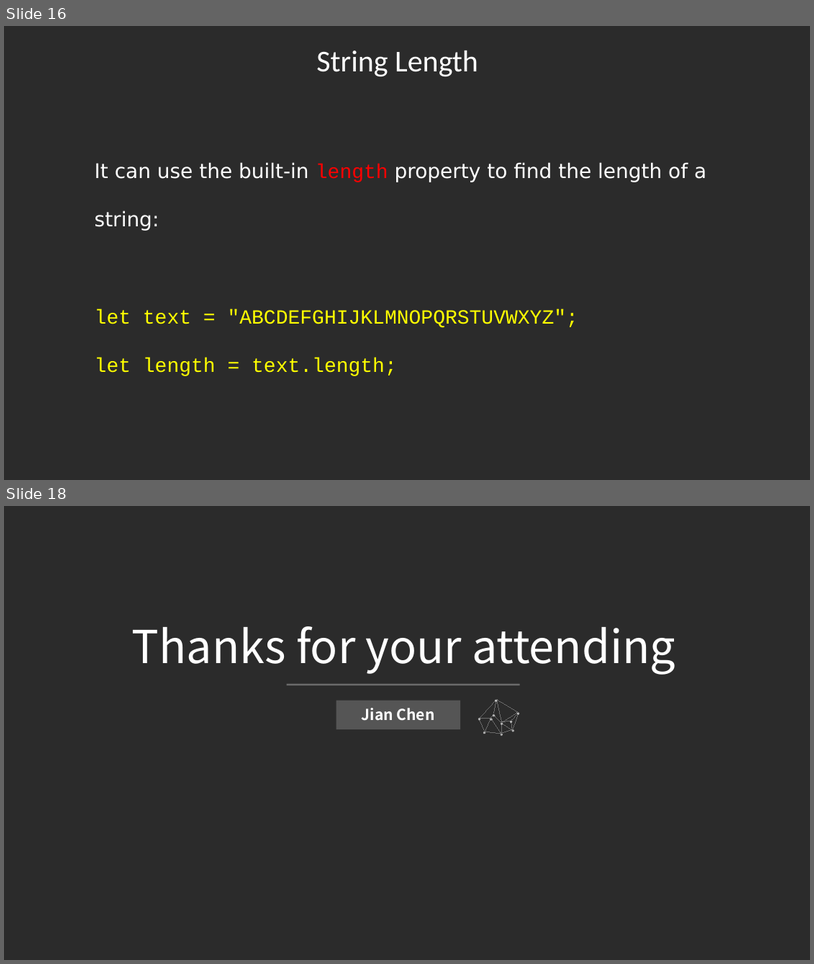
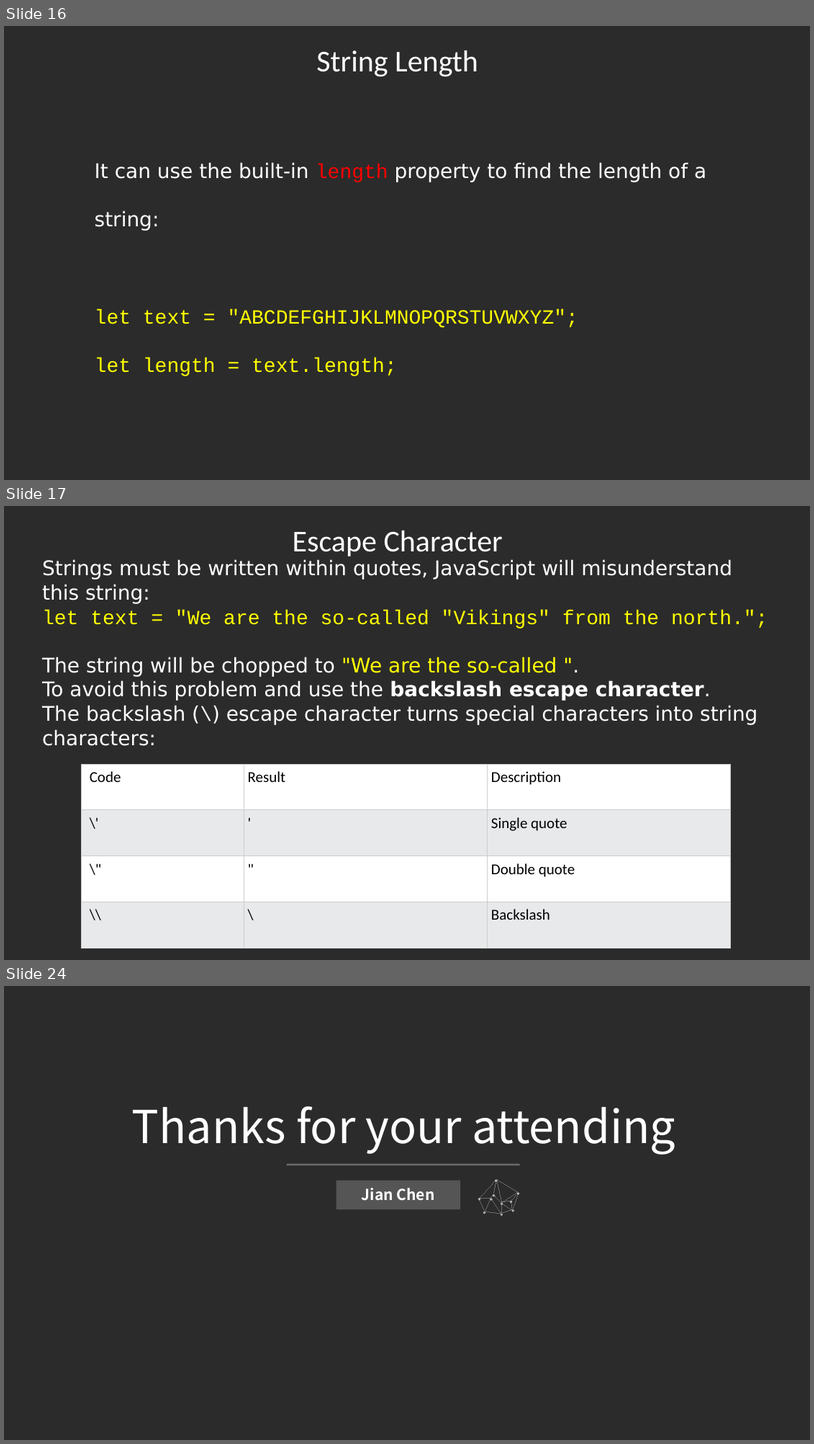
Before and after one commit to jianchentech/WebCamp, a slide deck: WebLecture/Lecture13-Javascript4.pptx. Shown one above the other, each under a label of ours: slides 16 and 18 before the commit, slides 16, 17 and 24 after it; the slides between them are not shown. The pictures are 814x964 and 814x1444 pixels, drawn with LibreOffice and Linux fonts; fonts in the diff are those of the drawing; background and template pictures are left out; a plain dark background stands for a picture behind light text. Boxes give left, top, right and bottom in pixels: in the first picture for what was removed or moved away, otherwise in the second. Text is boxed around its words. In the diff, an @@ line names an element or a change of style, - is before the commit and + after.

```diff
--- a/WebLecture/Lecture13-Javascript4.pptx
+++ b/WebLecture/Lecture13-Javascript4.pptx
@@ slide 17 added at box(4, 506, 810, 960), background picture (left out) @@
@@ text added at box(293, 530, 503, 556), 36 pt, text #FFFFFF @@
+Escape Character
@@ text added at box(42, 559, 768, 746), 24 pt, text #FFFFFF @@
+Strings must be written within quotes, JavaScript will misunderstand this string:
+let text = "We are the so-called "Vikings" from the north.";
+The string will be chopped to "We are the so-called ".
+To avoid this problem and use the backslash escape character.
+The backslash (\) escape character turns special characters into string characters:
@@ table added at box(82, 764, 731, 947), 4 rows, 3 columns @@
+Code | Result | Description
+\' | ' | Single quote
+\" | " | Double quote
+\\ | \ | Backslash
@@ what was slide 18 is now slide 24 @@
```
Also in this commit, not shown: 6 other slides added, 1 slide removed.
